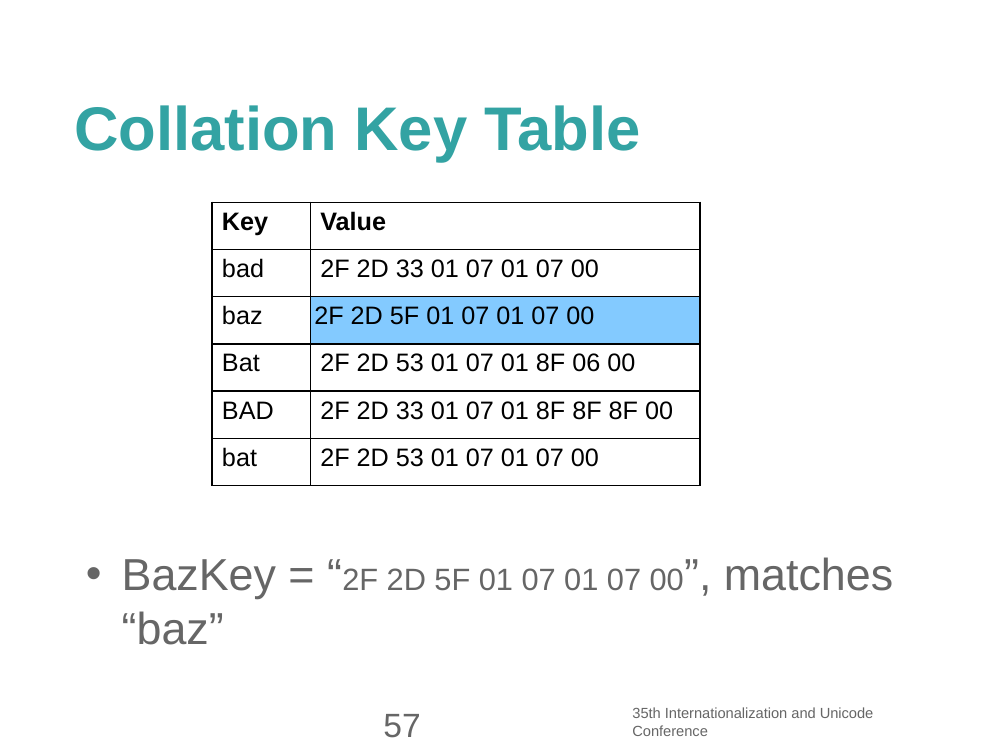
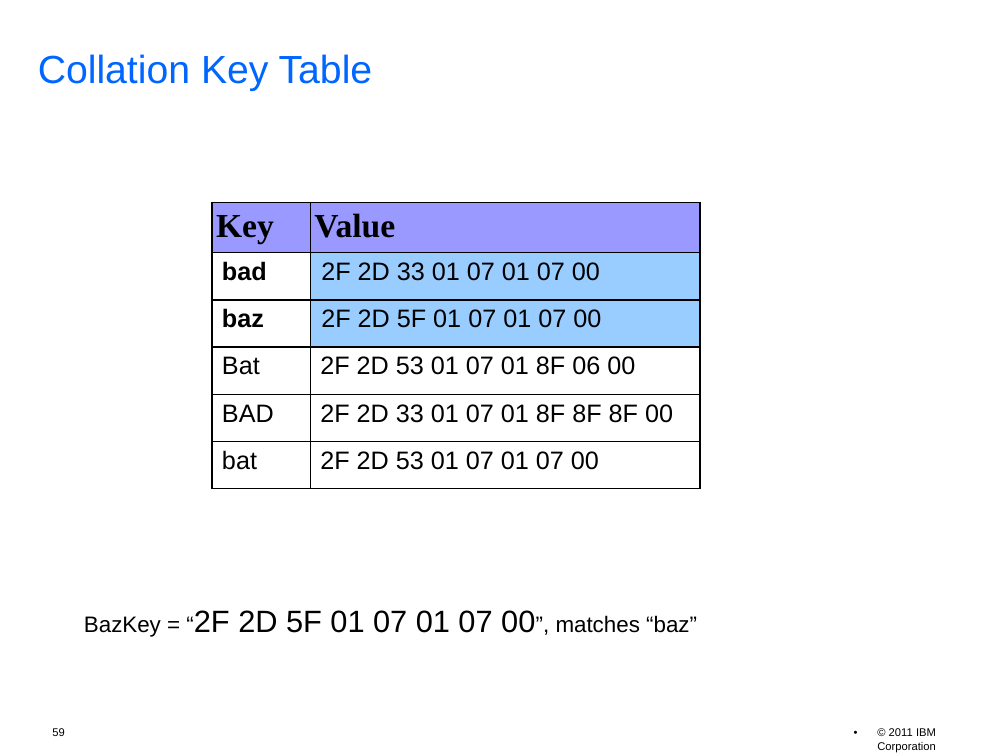
Before and after one commit to unicode-org/icu-docs, a slide deck: slide 59 of docs/pres/icu_workshop.odp (slide 57 before the commit). Drawn at 1008x756 pixels with LibreOffice and Linux fonts; fonts in the diff are those of the drawing; background and template pictures are left out. Boxes give left, top, right and bottom in pixels: in the first picture for what was removed or moved away, otherwise in the second. Text is boxed around its words. In the diff, an @@ line names an element or a change of style, - is before the commit and + after.

```diff
--- a/docs/pres/icu_workshop.odp
+++ b/docs/pres/icu_workshop.odp
@@ title "Collation Key Table": place and size @@
-title "Collation Key Table" at (74, 105, 640, 162)
+title "Collation Key Table" at (38, 54, 373, 91)
@@ title "Collation Key Table" at (38, 54, 373, 91): size 44 to 28 pt, text colour #33A3A3 to #0066FF, bold off; line spacing 1 to 0.9; vertical alignment middle to top @@
@@ text "BazKey = “2F 2D 5F ..." at (84, 610, 697, 637): size 32 to 16 pt in "BazKey = “2F 00”, matches “baz”"; text colour #666666 to #000000; bullet • to none; less space between paragraphs; vertical alignment top to bottom @@
@@ table at (212, 203, 701, 487) @@
@@ fill none to #9999FF in row 1 @@
@@ fill none to #99CCFF in row 2, column 2 @@
@@ fill #83CAFF to #99CCFF in row 3, column 2 @@
@@ size 18 to 24 pt, font Arial to Times New Roman in "Key", "Value" @@
@@ bold on in "bad", "baz" @@
@@ page number removed at (383, 714, 420, 738) @@
-57
@@ text removed at (632, 707, 874, 736) @@
-35th Internationalization and Unicode Conference
@@ page number added at (52, 728, 64, 736), 8 pt, text #000000 @@
+59
@@ text added at (877, 728, 936, 752), 8 pt, text #000000 @@
+• © 2011 IBM Corporation
```
Also in this commit, not shown: 58 other slides changed, 3 slides added, 1 slide removed, 3 other files.
